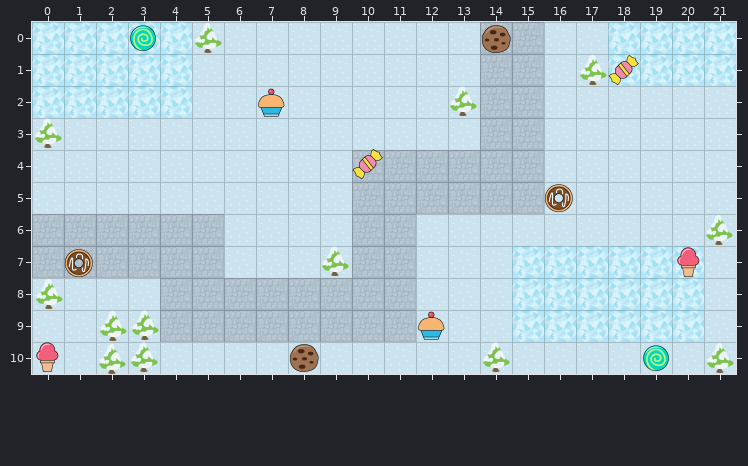
Tiled map -- packages/playground/src/assets/level3.tmx. That is the earlier state.
Cells are 64x64 px. Shown: x 0..21, y 0..10.
The result:
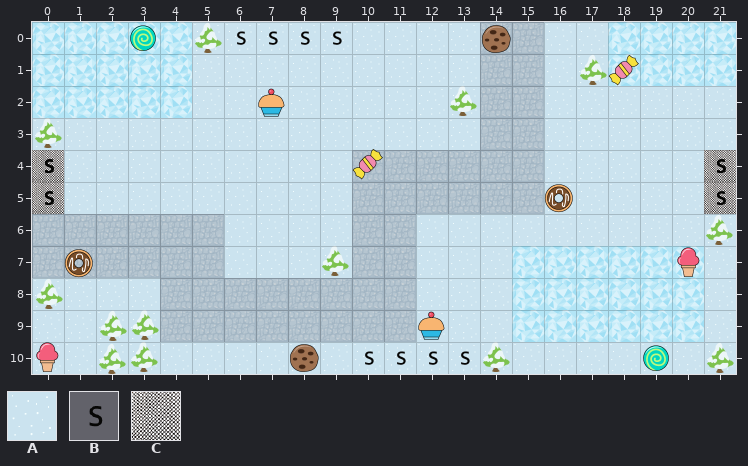
Key: from "my_simple_game": A 7, B 10, C 11.
_ is an empty cell.
Objects are placed by their top-left corner, in cells (3,4 is the top-left corner of cell 3,4); size is 1x1 cell unless given.
What changed:
Layer "ground":
y 4..5: x 0 A -> C; x 21 A -> C
Layer "region" (added):
added: B "0" at 6,0
added: B "2" at 7,0
added: B "4" at 8,0
added: B "8" at 9,0
added: B at 0,4
added: B at 21,4
added: B "team_2" at 21,4
added: B "team_1" at 0,4
added: B at 0,4
added: B at 0,4
added: B at 21,4
added: B "team_2" at 21,4
added: B "team_1" at 0,4
added: B at 0,5
added: B "team_2" at 21,5
added: B "team_1" at 0,5
added: B at 0,5
added: B "team_1" at 0,5
added: B at 21,5
added: B "team_2" at 21,5
added: B "1" at 10,10
added: B "3" at 11,10
added: B "5" at 12,10
added: B "7" at 13,10
Changed places in both pictures, as pixel boxes (x1, y1, x2, y2):
added: (237, 31, 342, 45)
changed: (32, 150, 64, 214)
changed: (704, 150, 736, 214)
added: (365, 351, 470, 365)
